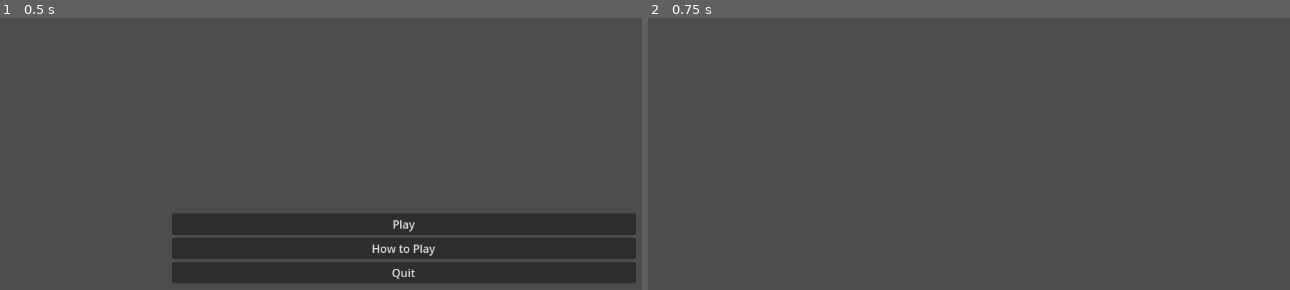
Above: before the commit, frames 1-2 (left to right).
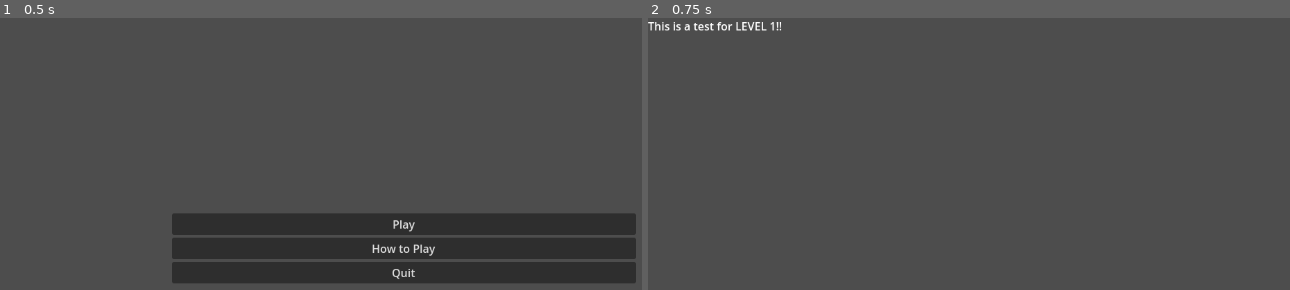
Above: after the commit, the same moments.

Repository: aidenhhh/Six-Seven
Game: Godot game, scene res://menu.tscn
Two runs of this game, one before a commit and one after it. Both use one fixed random seed, a clock stepped at 60 frames per second and the inputs below.
Inputs:
- Up to frame 1 (0.5 s): no input
- Up to frame 2 (0.75 s): click "Play" at 0.5 s

Frame 1 is identical in both runs. In frame 2, 0.3% of the frame differs, in the area x 0-21%, y 1-5%.

Commit message:
added six levels and changed menu to go to level 1 when click play

Diff:
--- /dev/null
+++ b/Scenes/level1.tscn
@@ -0,0 +1,11 @@
+[gd_scene format=3 uid="uid://bkgxjn6ctpim"]
+
+[node name="Level1" type="Node2D"]
+
+[node name="CanvasLayer" type="CanvasLayer" parent="."]
+
+[node name="RichTextLabel" type="RichTextLabel" parent="CanvasLayer"]
+offset_right = 474.0
+offset_bottom = 245.0
+text = "This is a test for LEVEL 1!!
+"
--- /dev/null
+++ b/Scenes/level2.tscn
@@ -0,0 +1,3 @@
+[gd_scene format=3 uid="uid://bmj4gqhf7nh8h"]
+
+[node name="Level1" type="Node2D"]
--- /dev/null
+++ b/Scenes/level3.tscn
@@ -0,0 +1,3 @@
+[gd_scene format=3 uid="uid://5q8uyjfbaq5m"]
+
+[node name="Level1" type="Node2D"]
--- /dev/null
+++ b/Scenes/level4.tscn
@@ -0,0 +1,3 @@
+[gd_scene format=3 uid="uid://b7457fvowle22"]
+
+[node name="Level1" type="Node2D"]
--- /dev/null
+++ b/Scenes/level5.tscn
@@ -0,0 +1,3 @@
+[gd_scene format=3 uid="uid://2kxpqcej520e"]
+
+[node name="Level1" type="Node2D"]
--- /dev/null
+++ b/Scenes/level6.tscn
@@ -0,0 +1,3 @@
+[gd_scene format=3 uid="uid://dedijv708876x"]
+
+[node name="Level1" type="Node2D"]
--- a/icon.svg
+++ b/icon.svg
@@ -1 +1 @@
-<svg xmlns="http://www.w3.org/2000/svg" width="128" height="128"><rect width="124" height="124" x="2" y="2" fill="#363d52" stroke="#212532" stroke-width="4" rx="14"/><g fill="#fff" transform="translate(12.322 12.322)scale(.101)"><path d="M105 673v33q407 354 814 0v-33z"/><path fill="#478cbf" d="m105 673 152 14q12 1 15 14l4 67 132 10 8-61q2-11 15-15h162q13 4 15 15l8 61 132-10 4-67q3-13 15-14l152-14V427q30-39 56-81-35-59-83-108-43 20-82 47-40-37-88-64 7-51 8-102-59-28-123-42-26 43-46 89-49-7-98 0-20-46-46-89-64 14-123 42 1 51 8 102-48 27-88 64-39-27-82-47-48 49-83 108 26 42 56 81zm0 33v39c0 276 813 276 814 0v-39l-134 12-5 69q-2 10-14 13l-162 11q-12 0-16-11l-10-65H446l-10 65q-4 11-16 11l-162-11q-12-3-14-13l-5-69z"/><path d="M483 600c0 34 58 34 58 0v-86c0-34-58-34-58 0z"/><circle cx="725" cy="526" r="90"/><circle cx="299" cy="526" r="90"/></g><g fill="#414042" transform="translate(12.322 12.322)scale(.101)"><circle cx="307" cy="532" r="60"/><circle cx="717" cy="532" r="60"/></g></svg>
+<svg height="128" width="128" xmlns="http://www.w3.org/2000/svg"><rect x="2" y="2" width="124" height="124" rx="14" fill="#363d52" stroke="#212532" stroke-width="4"/><g transform="scale(.101) translate(122 122)"><g fill="#fff"><path d="M105 673v33q407 354 814 0v-33z"/><path fill="#478cbf" d="m105 673 152 14q12 1 15 14l4 67 132 10 8-61q2-11 15-15h162q13 4 15 15l8 61 132-10 4-67q3-13 15-14l152-14V427q30-39 56-81-35-59-83-108-43 20-82 47-40-37-88-64 7-51 8-102-59-28-123-42-26 43-46 89-49-7-98 0-20-46-46-89-64 14-123 42 1 51 8 102-48 27-88 64-39-27-82-47-48 49-83 108 26 42 56 81zm0 33v39c0 276 813 276 813 0v-39l-134 12-5 69q-2 10-14 13l-162 11q-12 0-16-11l-10-65H447l-10 65q-4 11-16 11l-162-11q-12-3-14-13l-5-69z"/><path d="M483 600c3 34 55 34 58 0v-86c-3-34-55-34-58 0z"/><circle cx="725" cy="526" r="90"/><circle cx="299" cy="526" r="90"/></g><g fill="#414042"><circle cx="307" cy="532" r="60"/><circle cx="717" cy="532" r="60"/></g></g></svg>
--- a/menu.gd
+++ b/menu.gd
@@ -2,7 +2,7 @@
 
 
 func _on_play_button_pressed() -> void:
-	get_tree().change_scene_to_file("res://level_selector.tscn")
+	get_tree().change_scene_to_file("res://Scenes/level1.tscn")
 
 
 func _on_rules_button_pressed() -> void:
--- a/project.godot
+++ b/project.godot
@@ -10,7 +10,7 @@
 
 [application]
 
-config/name="Six Seven"
-run/main_scene="uid://ckvijxk07v1li"
-config/features=PackedStringArray("4.4", "Forward Plus")
+config/name="67"
+run/main_scene="res://menu.tscn"
+config/features=PackedStringArray("4.2", "Forward Plus")
 config/icon="res://icon.svg"
Not shown: 1 places in Scenes/main.tscn that only renumber resources
Not shown: 1 places in menu.tscn that only renumber resources
Not shown, changed: .gitattributes
Not shown, changed: .gitignore
